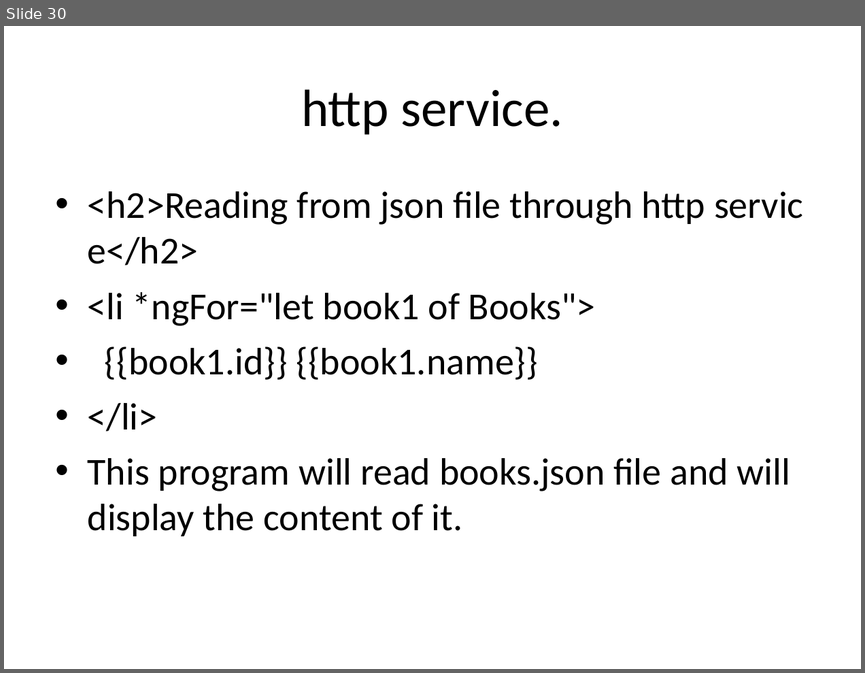
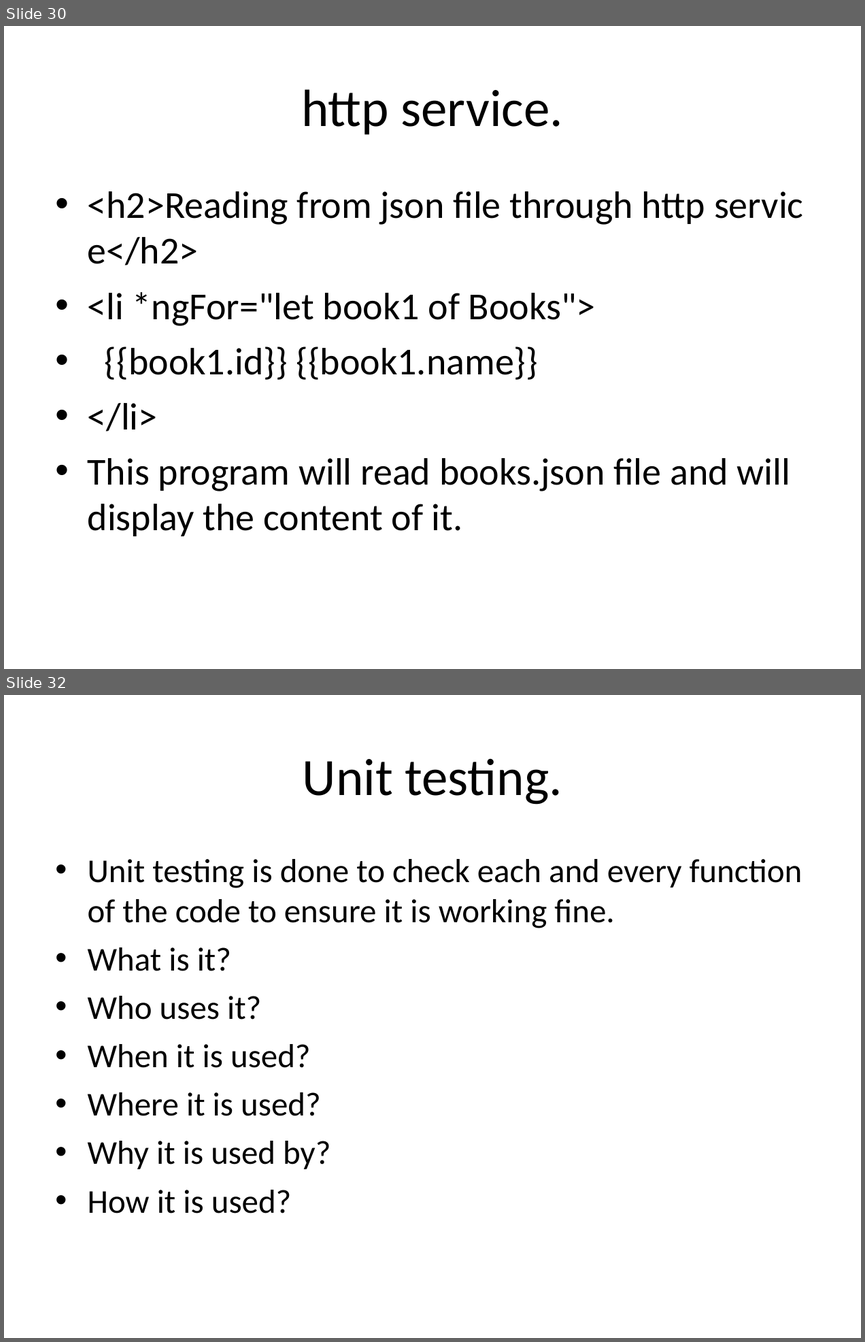
Before and after one commit to kcharankumar/DBS_Charan, a slide deck: Angular/Angular.ppt. Shown one above the other, each under a label of ours: slide 30 before the commit, slides 30 and 32 after it; the slides between them are not shown. The pictures are 865x673 and 865x1342 pixels, drawn with LibreOffice and Linux fonts; fonts in the diff are those of the drawing. Boxes give left, top, right and bottom in pixels: in the first picture for what was removed or moved away, otherwise in the second. Text is boxed around its words. In the diff, an @@ line names an element or a change of style, - is before the commit and + after.

```diff
--- a/Angular/Angular.ppt
+++ b/Angular/Angular.ppt
@@ slide 32 added at (4, 695, 861, 1338), background #FFFFFF @@
@@ title added at (303, 758, 562, 804), 44 pt, text #000000 @@
+Unit testing.
@@ text added at (88, 859, 802, 1213), 28 pt, text #000000 @@
+• Unit testing is done to check each and every function of the code to ensure it is working fine.
+• What is it?
+• Who uses it?
+• When it is used?
+• Where it is used?
+• Why it is used by?
+• How it is used?
```
Also in this commit, not shown: 8 other slides added.
